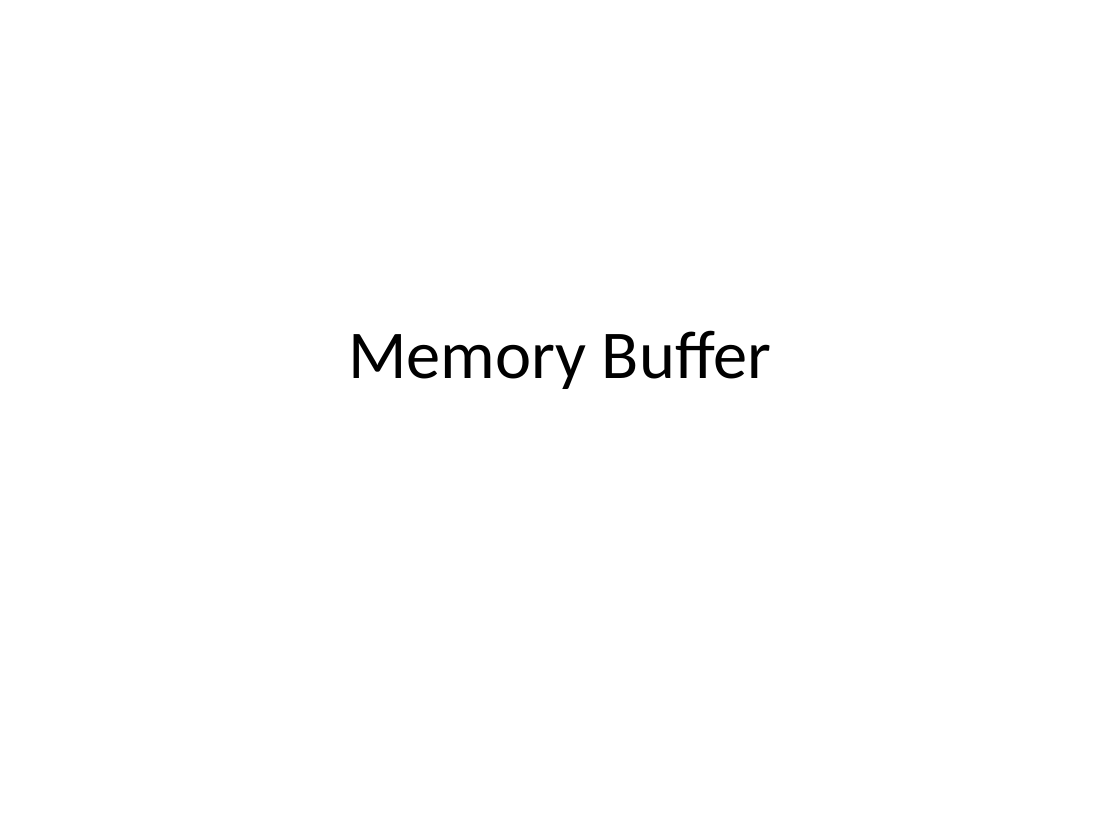
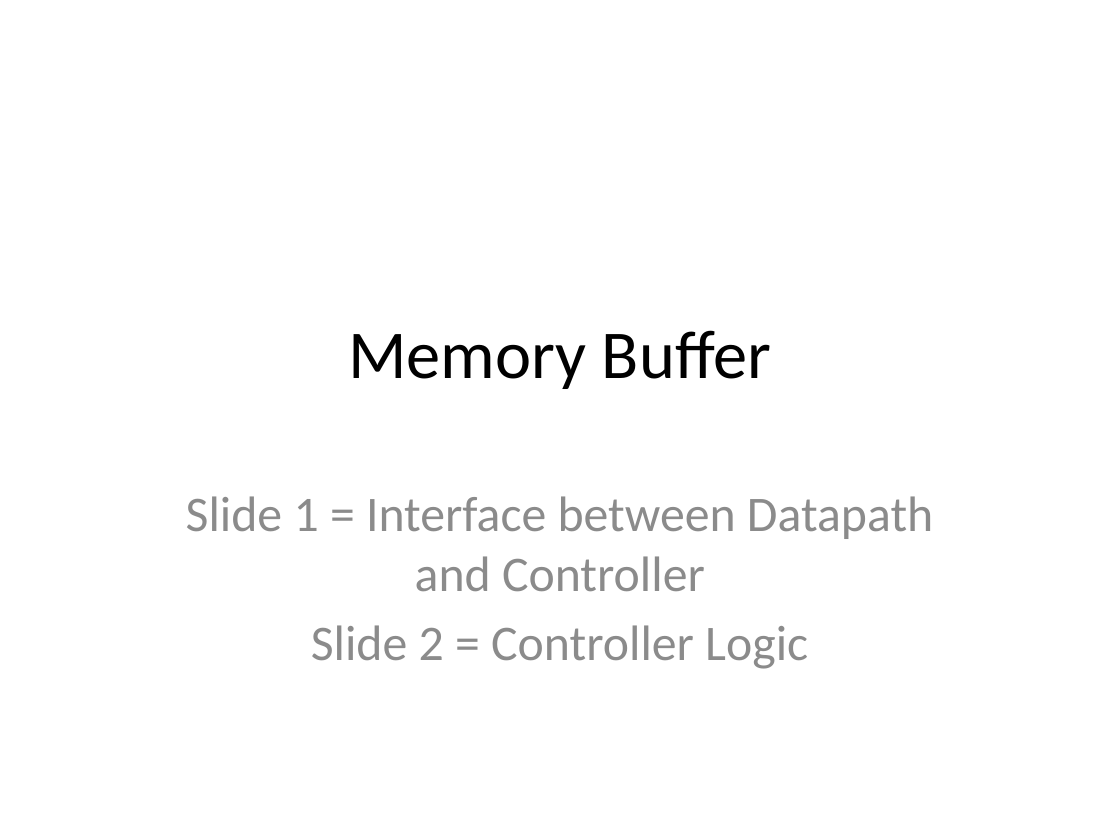
Before and after one commit to kammoh/fobos, a slide deck: slide 1 of memory_buffer_latest/schematics/FOBOS_mem_schematics.pptx. Drawn at 1120x840 pixels with LibreOffice and Linux fonts; fonts in the diff are those of the drawing. Boxes give left, top, right and bottom in pixels: in the first picture for what was removed or moved away, otherwise in the second. Text is boxed around its words. In the diff, an @@ line names an element or a change of style, - is before the commit and + after.

```diff
--- a/memory_buffer_latest/schematics/FOBOS_mem_schematics.pptx
+++ b/memory_buffer_latest/schematics/FOBOS_mem_schematics.pptx
@@ subtitle added at [186, 496, 933, 669], 32 pt, text #8C8C8C @@
+Slide 1 = Interface between Datapath and Controller
+Slide 2 = Controller Logic
```
Also in this commit, not shown: 34 other files.
